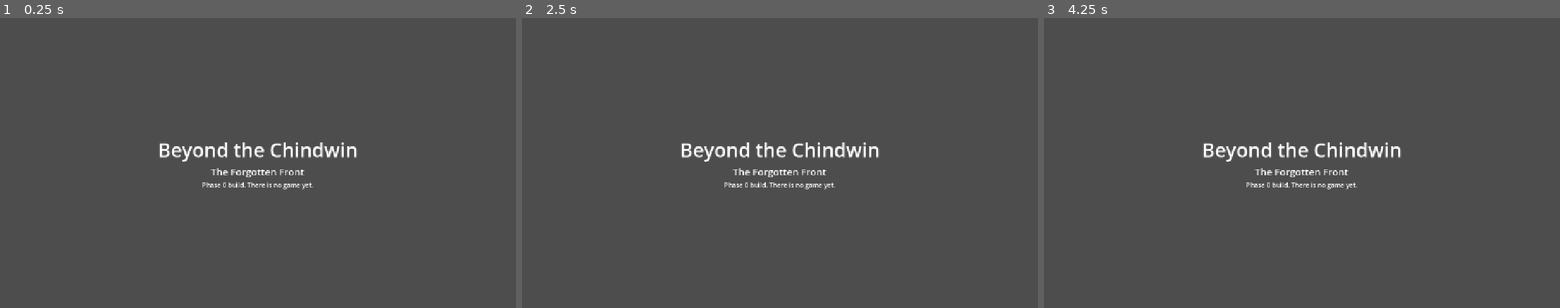
Above: before the commit, frames 1-3 (left to right).
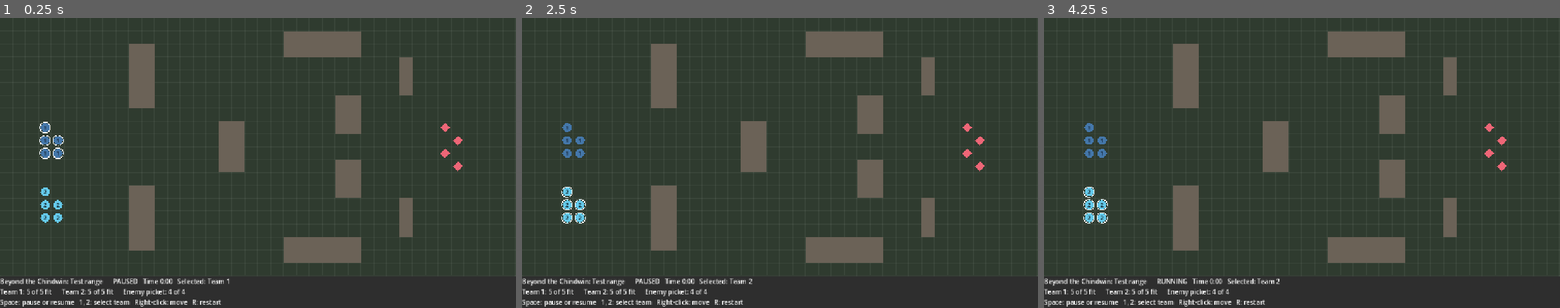
Above: after the commit, the same moments.

Repository: amitvgi12/Chindwin
Game: Godot game, scene res://scenes/test_range.tscn
The game is run twice, just before and just after one commit, with the same random seed, the same clock (stepped at 60 frames per second) and the same inputs. Before the commit the project starts from res://scenes/boot.tscn.
Inputs (mouse positions are in pixels of both pictures, inside the frame that each line leads up to):
- Up to frame 1 (0.25 s): no input
- Up to frame 2 (2.5 s): tap Enter at 0.5 s; move the mouse to (893, 148) at 0.52 s; tap 1 (game_select_team_1, bound only after the commit) at 0.6, 2.1 s; click (893, 148) at 0.67 s; tap 2 (game_select_team_2, bound only after the commit) at 0.8, 2.3 s; tap R (game_restart, bound only after the commit) at 1.25, 2 s; drag from (676, 177) to (754, 221) at 1.27 s; move the mouse to (831, 99) at 2.02 s; click (831, 99) at 2.17 s
- Up to frame 3 (4.25 s): tap R (game_restart, bound only after the commit) at 2.75, 3.5 s; drag from (1276, 221) to (1147, 119) at 2.77 s; move the mouse to (1456, 206) at 3.52 s; hold Shift from 3.53 s (still down); click (1456, 206) at 3.67 s; tap 2 (game_select_team_2, bound only after the commit) at 3.8 s; tap Space (game_pause, bound only after the commit) at 4.15 s

The runs differ from the first frame. In frame 1, 86% of the frame differs, in the area x 0-100%, y 0-100%; in frame 2, 86%; in frame 3, 86%.

Commit message:
Add thin playable loop: select, move, pause, and an enemy that fires back
- BattleView draws the simulation and turns input into orders; it holds
  no rules and is the only place that sees frame time
- Input actions registered in code (Space, 1, 2, R) ready for rebinding
- Test range becomes the main scene, with a status strip under the map
- make screenshot plays a scripted battle and saves a picture so the
  result can be checked without a person at the screen
- 15 view tests: pause, selection, orders from clicks, restart, status
  text
- Docs: Gate 0 passed, demo purpose recorded, backlog and devlog updated

Co-Authored-By: Claude Fable 5.2 <noreply@anthropic.com>

Diff:
--- a/game/data/scenarios/test_range.json
+++ b/game/data/scenarios/test_range.json
@@ -1,32 +1,32 @@
 {
   "name_key": "SCENARIO_TEST_RANGE",
   "width": 40,
-  "height": 22,
+  "height": 20,
   "blocked_rects": [
-    [10, 3, 2, 5],
-    [10, 14, 2, 5],
-    [17, 9, 2, 4],
-    [22, 2, 6, 2],
-    [22, 18, 6, 2],
-    [26, 7, 2, 3],
-    [26, 12, 2, 3],
-    [31, 4, 1, 3],
-    [31, 15, 1, 3]
+    [10, 2, 2, 5],
+    [10, 13, 2, 5],
+    [17, 8, 2, 4],
+    [22, 1, 6, 2],
+    [22, 17, 6, 2],
+    [26, 6, 2, 3],
+    [26, 11, 2, 3],
+    [31, 3, 1, 3],
+    [31, 14, 1, 3]
   ],
   "soldiers": [
+    {"side": "player", "team": 1, "cell": [3, 8]},
     {"side": "player", "team": 1, "cell": [3, 9]},
     {"side": "player", "team": 1, "cell": [3, 10]},
-    {"side": "player", "team": 1, "cell": [3, 11]},
+    {"side": "player", "team": 1, "cell": [4, 9]},
     {"side": "player", "team": 1, "cell": [4, 10]},
-    {"side": "player", "team": 1, "cell": [4, 11]},
+    {"side": "player", "team": 2, "cell": [3, 13]},
     {"side": "player", "team": 2, "cell": [3, 14]},
     {"side": "player", "team": 2, "cell": [3, 15]},
-    {"side": "player", "team": 2, "cell": [3, 16]},
+    {"side": "player", "team": 2, "cell": [4, 14]},
     {"side": "player", "team": 2, "cell": [4, 15]},
-    {"side": "player", "team": 2, "cell": [4, 16]},
-    {"side": "enemy", "team": 1, "cell": [34, 9]},
-    {"side": "enemy", "team": 1, "cell": [34, 11]},
-    {"side": "enemy", "team": 1, "cell": [35, 10]},
-    {"side": "enemy", "team": 1, "cell": [35, 12]}
+    {"side": "enemy", "team": 1, "cell": [34, 8]},
+    {"side": "enemy", "team": 1, "cell": [34, 10]},
+    {"side": "enemy", "team": 1, "cell": [35, 9]},
+    {"side": "enemy", "team": 1, "cell": [35, 11]}
   ]
 }
--- /dev/null
+++ b/game/dev/screenshot.gd
@@ -0,0 +1,42 @@
+extends SceneTree
+## Dev tool, not part of the game. Opens the test range in a window, plays a
+## short scripted battle, saves a picture of the screen and quits.
+## Claude uses it to look at the game; it is also a quick visual smoke test.
+##
+## Run with: make screenshot     (writes build/screenshot.png)
+
+const SCENE_PATH: String = "res://scenes/test_range.tscn"
+## Game time to play before taking the picture, in simulation ticks.
+const TICKS_BEFORE_PICTURE: int = 170
+## Give up after this many frames so the tool can never hang.
+const FRAME_LIMIT: int = 20000
+
+var _view: BattleView
+var _frames: int = 0
+var _output_path: String = "user://screenshot.png"
+
+
+func _initialize() -> void:
+	for argument: String in OS.get_cmdline_user_args():
+		if argument.begins_with("--out="):
+			_output_path = argument.trim_prefix("--out=")
+	var packed: PackedScene = load(SCENE_PATH) as PackedScene
+	_view = packed.instantiate() as BattleView
+	root.add_child(_view)
+
+
+func _process(_delta: float) -> bool:
+	_frames += 1
+	if _frames == 2:
+		# Team 1 walks forward; team 2 goes round by the south.
+		_view.select_team(1)
+		_view.order_selected_team_to(Vector2i(14, 10))
+		_view.select_team(2)
+		_view.order_selected_team_to(Vector2i(24, 15))
+		_view.toggle_pause()
+	if _view.sim.tick < TICKS_BEFORE_PICTURE and _frames < FRAME_LIMIT:
+		return false
+	var picture: Image = root.get_texture().get_image()
+	var result: Error = picture.save_png(_output_path)
+	print("screenshot: %s (%s)" % [_output_path, error_string(result)])
+	return true
--- a/game/locale/strings.csv
+++ b/game/locale/strings.csv
@@ -1,5 +1,10 @@
 keys,en
 GAME_TITLE,Beyond the Chindwin
 GAME_SUBTITLE,The Forgotten Front
-BOOT_NOTE,Phase 0 build. There is no game yet.
 SCENARIO_TEST_RANGE,Test range
+HUD_PAUSED,PAUSED
+HUD_RUNNING,RUNNING
+HUD_STATUS,"{state}   Time {time}   Selected: Team {team}"
+HUD_TEAM,"Team {team}: {fit} of {total} fit"
+HUD_ENEMY,"Enemy picket: {fit} of {total}"
+HUD_CONTROLS,"Space: pause or resume   1, 2: select team   Right-click: move   R: restart"
--- a/game/project.godot
+++ b/game/project.godot
@@ -7,7 +7,7 @@
 
 config/name="Beyond the Chindwin"
 config/version="0.0.1"
-run/main_scene="res://scenes/boot.tscn"
+run/main_scene="res://scenes/test_range.tscn"
 config/features=PackedStringArray("4.7", "GL Compatibility")
 
 [debug]
--- a/game/scenes/boot.tscn
+++ /dev/null
@@ -1,28 +0,0 @@
-[gd_scene format=3]
-
-[node name="Boot" type="CenterContainer"]
-anchors_preset = 15
-anchor_right = 1.0
-anchor_bottom = 1.0
-grow_horizontal = 2
-grow_vertical = 2
-
-[node name="Lines" type="VBoxContainer" parent="."]
-layout_mode = 2
-
-[node name="Title" type="Label" parent="Lines"]
-layout_mode = 2
-theme_override_font_sizes/font_size = 48
-text = "GAME_TITLE"
-horizontal_alignment = 1
-
-[node name="Subtitle" type="Label" parent="Lines"]
-layout_mode = 2
-theme_override_font_sizes/font_size = 24
-text = "GAME_SUBTITLE"
-horizontal_alignment = 1
-
-[node name="Note" type="Label" parent="Lines"]
-layout_mode = 2
-text = "BOOT_NOTE"
-horizontal_alignment = 1
--- /dev/null
+++ b/game/scenes/test_range.tscn
@@ -0,0 +1,21 @@
+[gd_scene load_steps=2 format=3]
+
+[ext_resource type="Script" path="res://src/ui/battle_view.gd" id="1"]
+
+[node name="TestRange" type="Node2D"]
+script = ExtResource("1")
+
+[node name="Hud" type="CanvasLayer" parent="."]
+
+[node name="Panel" type="PanelContainer" parent="Hud"]
+anchors_preset = 12
+anchor_top = 1.0
+anchor_right = 1.0
+anchor_bottom = 1.0
+offset_top = -80.0
+grow_horizontal = 2
+grow_vertical = 0
+mouse_filter = 2
+
+[node name="Text" type="Label" parent="Hud/Panel"]
+layout_mode = 2
--- a/game/src/sim/simulation.gd
+++ b/game/src/sim/simulation.gd
@@ -69,6 +69,16 @@
 		if soldier.alive and soldier.side == side and soldier.team_id == team_id:
 			found.append(soldier)
 	return found
+
+
+## The team numbers one side has, lowest first, whether or not anyone is left.
+func team_ids(side: SimSoldier.BattleSide) -> Array[int]:
+	var ids: Array[int] = []
+	for soldier: SimSoldier in soldiers:
+		if soldier.side == side and not ids.has(soldier.team_id):
+			ids.append(soldier.team_id)
+	ids.sort()
+	return ids
 
 
 ## How many soldiers a team started with.
--- /dev/null
+++ b/game/src/ui/battle_view.gd
@@ -0,0 +1,322 @@
+class_name BattleView
+extends Node2D
+## Draws the simulation and turns mouse and keyboard input into orders.
+## Holds no rules: everything shown here is read from Simulation.
+
+
+## A line drawn for a moment from a shooter to his target.
+class Tracer:
+	extends RefCounted
+	var from: Vector2
+	var to: Vector2
+	var hit: bool
+	var seconds_left: float
+
+
+const SCENARIO_PATH: String = "res://data/scenarios/test_range.json"
+const RULES_PATH: String = "res://data/rules/prototype_rules.tres"
+const DEFAULT_SEED: int = 1944
+
+## Size of one grid cell on screen, in pixels.
+const CELL_PX: int = 32
+## Most simulation ticks run in one drawn frame, so a slow frame cannot snowball.
+const MAX_STEPS_PER_FRAME: int = 5
+const TRACER_SECONDS: float = 0.25
+
+# Colours are from a palette chosen to stay distinct for colour-blind players.
+# Shape also differs: player soldiers are circles, enemy soldiers are diamonds.
+const COLOUR_GROUND: Color = Color("2f3b2f")
+const COLOUR_GRID_LINE: Color = Color(1.0, 1.0, 1.0, 0.05)
+const COLOUR_BLOCKED: Color = Color("6b6257")
+const COLOUR_TEAM_1: Color = Color("4477aa")
+const COLOUR_TEAM_2: Color = Color("66ccee")
+const COLOUR_ENEMY: Color = Color("ee6677")
+const COLOUR_CASUALTY: Color = Color("bbbbbb")
+const COLOUR_SELECTED: Color = Color("ffffff")
+const COLOUR_SHOT_MISSED: Color = Color("ccbb44")
+const COLOUR_SHOT_HIT: Color = Color("ee6677")
+
+var sim: Simulation
+var paused: bool = true
+var selected_team: int = 1
+
+var _scenario_name_key: String = ""
+var _tick_accumulator: float = 0.0
+var _events_drawn: int = 0
+var _tracers: Array[Tracer] = []
+
+@onready var _hud_text: Label = $Hud/Panel/Text
+
+
+func _ready() -> void:
+	InputActions.ensure_defaults()
+	restart()
+
+
+func _process(delta: float) -> void:
+	advance(delta)
+	_refresh_hud()
+	queue_redraw()
+
+
+func _unhandled_input(event: InputEvent) -> void:
+	handle_input(event)
+
+
+func _draw() -> void:
+	_draw_ground()
+	_draw_destinations()
+	for soldier: SimSoldier in sim.soldiers:
+		if not soldier.alive:
+			_draw_casualty(soldier)
+	for soldier: SimSoldier in sim.soldiers:
+		if soldier.alive:
+			_draw_soldier(soldier)
+	_draw_tracers()
+
+
+## Start the scenario again from the beginning, paused.
+func restart() -> void:
+	var rules: SimRules = load(RULES_PATH) as SimRules
+	var scenario: Scenario = Scenario.load_file(SCENARIO_PATH)
+	for problem: String in scenario.errors:
+		push_error("%s: %s" % [SCENARIO_PATH, problem])
+	sim = Simulation.new(rules, scenario, DEFAULT_SEED)
+	_scenario_name_key = scenario.name_key
+	paused = true
+	selected_team = 1
+	_tick_accumulator = 0.0
+	_events_drawn = 0
+	_tracers.clear()
+	_refresh_hud()
+	queue_redraw()
+
+
+## Run the simulation forward by `delta` seconds of real time, unless paused.
+func advance(delta: float) -> void:
+	if paused:
+		return
+	_age_tracers(delta)
+	var tick_seconds: float = 1.0 / sim.rules.ticks_per_second
+	_tick_accumulator += delta
+	var steps: int = 0
+	# The tiny allowance stops rounding error from delaying a tick by a frame.
+	while _tick_accumulator + 0.000001 >= tick_seconds and steps < MAX_STEPS_PER_FRAME:
+		sim.step()
+		_tick_accumulator -= tick_seconds
+		steps += 1
+	if steps == MAX_STEPS_PER_FRAME:
+		_tick_accumulator = 0.0
+	_collect_new_tracers()
+
+
+func handle_input(event: InputEvent) -> void:
+	if event.is_action_pressed(InputActions.PAUSE):
+		toggle_pause()
+	elif event.is_action_pressed(InputActions.SELECT_TEAM_1):
+		select_team(1)
+	elif event.is_action_pressed(InputActions.SELECT_TEAM_2):
+		select_team(2)
+	elif event.is_action_pressed(InputActions.RESTART):
+		restart()
+	elif event is InputEventMouseButton:
+		var click: InputEventMouseButton = event as InputEventMouseButton
+		if not click.pressed:
+			return
+		if click.button_index == MOUSE_BUTTON_RIGHT:
+			order_selected_team_to(cell_at(click.position))
+		elif click.button_index == MOUSE_BUTTON_LEFT:
+			select_team_at(cell_at(click.position))
+
+
+func toggle_pause() -> void:
+	paused = not paused
+
+
+## Select a player team by number. Ignored if the team does not exist.
+func select_team(team_id: int) -> void:
+	if sim.team_ids(SimSoldier.BattleSide.PLAYER).has(team_id):
+		selected_team = team_id
+
+
+## Select the team of the player soldier standing on a cell, if there is one.
+func select_team_at(cell: Vector2i) -> void:
+	var soldier: SimSoldier = sim.soldier_at(cell)
+	if soldier != null and soldier.side == SimSoldier.BattleSide.PLAYER:
+		select_team(soldier.team_id)
+
+
+## Order the selected team to walk to a cell. Works while paused.
+func order_selected_team_to(cell: Vector2i) -> bool:
+	return sim.order_move(selected_team, cell)
+
+
+## The grid cell under a point on screen.
+func cell_at(point: Vector2) -> Vector2i:
+	return Vector2i(floori(point.x / CELL_PX), floori(point.y / CELL_PX))
+
+
+## The middle of a grid cell on screen.
+func cell_centre(cell: Vector2i) -> Vector2:
+	return Vector2((cell.x + 0.5) * CELL_PX, (cell.y + 0.5) * CELL_PX)
+
+
+## The text currently shown in the corner panel.
+func hud_text() -> String:
+	return _hud_text.text
+
+
+func _refresh_hud() -> void:
+	var state: String = tr("HUD_PAUSED") if paused else tr("HUD_RUNNING")
+	var status: String = tr("HUD_STATUS").format(
+		{"state": state, "time": _clock_text(), "team": selected_team}
+	)
+	var strengths: PackedStringArray = PackedStringArray()
+	for team_id: int in sim.team_ids(SimSoldier.BattleSide.PLAYER):
+		(
+			strengths
+			. append(
+				(
+					tr("HUD_TEAM")
+					. format(
+						{
+							"team": team_id,
+							"fit": sim.living(SimSoldier.BattleSide.PLAYER, team_id).size(),
+							"total": sim.strength(SimSoldier.BattleSide.PLAYER, team_id),
+						}
+					)
+				)
+			)
+		)
+	var enemy_fit: int = 0
+	var enemy_total: int = 0
+	for team_id: int in sim.team_ids(SimSoldier.BattleSide.ENEMY):
+		enemy_fit += sim.living(SimSoldier.BattleSide.ENEMY, team_id).size()
+		enemy_total += sim.strength(SimSoldier.BattleSide.ENEMY, team_id)
+	strengths.append(tr("HUD_ENEMY").format({"fit": enemy_fit, "total": enemy_total}))
+	var lines: PackedStringArray = PackedStringArray()
+	lines.append("%s: %s      %s" % [tr("GAME_TITLE"), tr(_scenario_name_key), status])
+	lines.append("      ".join(strengths))
+	lines.append(tr("HUD_CONTROLS"))
+	_hud_text.text = "\n".join(lines)
+
+
+func _clock_text() -> String:
+	var seconds: int = sim.tick / sim.rules.ticks_per_second
+	return "%d:%02d" % [seconds / 60, seconds % 60]
+
+
+func _collect_new_tracers() -> void:
+	while _events_drawn < sim.events.size():
+		var event: SimEvent = sim.events[_events_drawn]
+		_events_drawn += 1
+		var hit: bool = event.kind == SimEvent.Kind.SHOT_HIT
+		if not hit and event.kind != SimEvent.Kind.SHOT_MISSED:
+			continue
+		var tracer: Tracer = Tracer.new()
+		tracer.from = cell_centre(sim.soldiers[event.actor_id].cell)
+		tracer.to = cell_centre(event.cell)
+		tracer.hit = hit
+		tracer.seconds_left = TRACER_SECONDS
+		_tracers.append(tracer)
+
+
+func _age_tracers(delta: float) -> void:
+	var still_showing: Array[Tracer] = []
+	for tracer: Tracer in _tracers:
+		tracer.seconds_left -= delta
+		if tracer.seconds_left > 0.0:
+			still_showing.append(tracer)
+	_tracers = still_showing
+
+
+## Where to draw a soldier: part-way to the next cell while he is walking.
+func _soldier_position(soldier: SimSoldier) -> Vector2:
+	var here: Vector2 = cell_centre(soldier.cell)
+	if not soldier.is_moving() or soldier.step_ticks_total == 0:
+		return here
+	var tick_seconds: float = 1.0 / sim.rules.ticks_per_second
+	var ticks_done: float = soldier.step_ticks_total - soldier.step_ticks_left
+	if not paused:
+		ticks_done += _tick_accumulator / tick_seconds
+	var progress: float = clampf(ticks_done / soldier.step_ticks_total, 0.0, 1.0)
+	return here.lerp(cell_centre(soldier.path[0]), progress)
+
+
+func _team_colour(soldier: SimSoldier) -> Color:
+	if soldier.side == SimSoldier.BattleSide.ENEMY:
+		return COLOUR_ENEMY
+	return COLOUR_TEAM_1 if soldier.team_id == 1 else COLOUR_TEAM_2
+
+
+func _draw_ground() -> void:
+	var size: Vector2 = Vector2(sim.grid.width * CELL_PX, sim.grid.height * CELL_PX)
+	draw_rect(Rect2(Vector2.ZERO, size), COLOUR_GROUND)
+	for x: int in range(sim.grid.width + 1):
+		draw_line(Vector2(x * CELL_PX, 0), Vector2(x * CELL_PX, size.y), COLOUR_GRID_LINE)
+	for y: int in range(sim.grid.height + 1):
+		draw_line(Vector2(0, y * CELL_PX), Vector2(size.x, y * CELL_PX), COLOUR_GRID_LINE)
+	for cell: Vector2i in sim.grid.blocked_cells():
+		var corner: Vector2 = Vector2(cell.x * CELL_PX, cell.y * CELL_PX)
+		draw_rect(Rect2(corner, Vector2(CELL_PX, CELL_PX)), COLOUR_BLOCKED)
+
+
+## A small hollow square where each walking player soldier is heading.
+func _draw_destinations() -> void:
+	for soldier: SimSoldier in sim.soldiers:
+		if soldier.side != SimSoldier.BattleSide.PLAYER or not soldier.is_moving():
+			continue
+		var centre: Vector2 = cell_centre(soldier.destination())
+		var box: Rect2 = Rect2(centre - Vector2(6, 6), Vector2(12, 12))
+		draw_rect(box, _team_colour(soldier), false, 2.0)
+
+
+func _draw_soldier(soldier: SimSoldier) -> void:
+	var centre: Vector2 = _soldier_position(soldier)
+	if soldier.side == SimSoldier.BattleSide.ENEMY:
+		draw_colored_polygon(_diamond(centre, 12.0), COLOUR_ENEMY)
+		return
+	draw_circle(centre, 11.0, _team_colour(soldier))
+	if soldier.team_id == selected_team:
+		draw_arc(centre, 13.0, 0.0, TAU, 32, COLOUR_SELECTED, 2.0)
+	draw_string(
+		ThemeDB.fallback_font,
+		centre + Vector2(-4, 5),
+		str(soldier.team_id),
+		HORIZONTAL_ALIGNMENT_LEFT,
+		-1,
+		14,
+		Color.BLACK
+	)
+
+
+## A casualty is a grey cross inside the outline of what he was.
+func _draw_casualty(soldier: SimSoldier) -> void:
+	var centre: Vector2 = cell_centre(soldier.cell)
+	if soldier.side == SimSoldier.BattleSide.ENEMY:
+		draw_polyline(_diamond(centre, 12.0, true), COLOUR_CASUALTY, 1.5)
+	else:
+		draw_arc(centre, 11.0, 0.0, TAU, 32, COLOUR_CASUALTY, 1.5)
+	draw_line(centre + Vector2(-6, -6), centre + Vector2(6, 6), COLOUR_CASUALTY, 2.0)
+	draw_line(centre + Vector2(-6, 6), centre + Vector2(6, -6), COLOUR_CASUALTY, 2.0)
+
+
+func _draw_tracers() -> void:
+	for tracer: Tracer in _tracers:
+		var colour: Color = COLOUR_SHOT_HIT if tracer.hit else COLOUR_SHOT_MISSED
+		colour.a = clampf(tracer.seconds_left / TRACER_SECONDS, 0.0, 1.0)
+		draw_line(tracer.from, tracer.to, colour, 3.0 if tracer.hit else 1.5)
+
+
+func _diamond(centre: Vector2, radius: float, closed: bool = false) -> PackedVector2Array:
+	var points: PackedVector2Array = PackedVector2Array(
+		[
+			centre + Vector2(0, -radius),
+			centre + Vector2(radius, 0),
+			centre + Vector2(0, radius),
+			centre + Vector2(-radius, 0),
+		]
+	)
+	if closed:
+		points.append(points[0])
+	return points
--- /dev/null
+++ b/game/src/ui/input_actions.gd
@@ -0,0 +1,27 @@
+class_name InputActions
+extends RefCounted
+## Names of the game's input actions and their default keys.
+## Actions are registered in code so the bindings are readable here and can be
+## changed by an options menu later (Phase 3).
+
+const PAUSE: StringName = &"game_pause"
+const SELECT_TEAM_1: StringName = &"game_select_team_1"
+const SELECT_TEAM_2: StringName = &"game_select_team_2"
+const RESTART: StringName = &"game_restart"
+
+
+## Register any action that does not exist yet. Safe to call more than once.
+static func ensure_defaults() -> void:
+	_add_key(PAUSE, KEY_SPACE)
+	_add_key(SELECT_TEAM_1, KEY_1)
+	_add_key(SELECT_TEAM_2, KEY_2)
+	_add_key(RESTART, KEY_R)
+
+
+static func _add_key(action: StringName, key: Key) -> void:
+	if InputMap.has_action(action):
+		return
+	InputMap.add_action(action)
+	var event: InputEventKey = InputEventKey.new()
+	event.physical_keycode = key
+	InputMap.action_add_event(action, event)
--- /dev/null
+++ b/game/test/unit/test_battle_view.gd
@@ -0,0 +1,142 @@
+extends GutTest
+## The view: pause, selection, orders from input, and what the corner panel says.
+## Rules themselves are tested in test_simulation.gd.
+
+const SCENE: String = "res://scenes/test_range.tscn"
+
+var view: BattleView
+
+
+func before_each() -> void:
+	TranslationServer.set_locale("en")
+	var packed: PackedScene = load(SCENE) as PackedScene
+	view = packed.instantiate() as BattleView
+	add_child_autofree(view)
+
+
+func _key(key: Key) -> InputEventKey:
+	var event: InputEventKey = InputEventKey.new()
+	event.physical_keycode = key
+	event.pressed = true
+	return event
+
+
+func _click(button: MouseButton, cell: Vector2i) -> InputEventMouseButton:
+	var event: InputEventMouseButton = InputEventMouseButton.new()
+	event.button_index = button
+	event.pressed = true
+	event.position = view.cell_centre(cell)
+	return event
+
+
+func _first_of_team(team_id: int) -> SimSoldier:
+	return view.sim.living(SimSoldier.BattleSide.PLAYER, team_id)[0]
+
+
+func test_the_game_starts_paused_at_time_zero_with_team_one_selected() -> void:
+	assert_true(view.paused)
+	assert_eq(view.sim.tick, 0)
+	assert_eq(view.selected_team, 1)
+
+
+func test_time_does_not_pass_while_paused() -> void:
+	view.advance(5.0)
+	assert_eq(view.sim.tick, 0)
+
+
+func test_one_tenth_of_a_second_is_one_tick() -> void:
+	view.toggle_pause()
+	view.advance(0.1)
+	assert_eq(view.sim.tick, 1)
+	view.advance(0.3)
+	assert_eq(view.sim.tick, 4)
+
+
+func test_a_very_slow_frame_runs_a_limited_number_of_ticks() -> void:
+	view.toggle_pause()
+	view.advance(60.0)
+	assert_eq(view.sim.tick, BattleView.MAX_STEPS_PER_FRAME)
+	view.advance(0.1)
+	assert_eq(view.sim.tick, BattleView.MAX_STEPS_PER_FRAME + 1, "the backlog was dropped")
+
+
+func test_a_cell_and_its_centre_point_convert_both_ways() -> void:
+	for cell: Vector2i in [Vector2i(0, 0), Vector2i(7, 3), Vector2i(39, 19)] as Array[Vector2i]:
+		assert_eq(view.cell_at(view.cell_centre(cell)), cell)
+	assert_eq(view.cell_at(Vector2(31.9, 0.0)), Vector2i(0, 0))
+	assert_eq(view.cell_at(Vector2(32.0, 0.0)), Vector2i(1, 0))
+
+
+func test_space_pauses_and_resumes() -> void:
+	view.handle_input(_key(KEY_SPACE))
+	assert_false(view.paused)
+	view.handle_input(_key(KEY_SPACE))
+	assert_true(view.paused)
+
+
+func test_number_keys_select_a_team() -> void:
+	view.handle_input(_key(KEY_2))
+	assert_eq(view.selected_team, 2)
+	view.handle_input(_key(KEY_1))
+	assert_eq(view.selected_team, 1)
+
+
+func test_selecting_a_team_that_does_not_exist_changes_nothing() -> void:
+	view.select_team(9)
+	assert_eq(view.selected_team, 1)
+
+
+func test_left_click_on_a_soldier_selects_his_team() -> void:
+	view.handle_input(_click(MOUSE_BUTTON_LEFT, _first_of_team(2).cell))
+	assert_eq(view.selected_team, 2)
+
+
+func test_left_click_on_an_enemy_or_empty_ground_keeps_the_selection() -> void:
+	var enemy: SimSoldier = view.sim.living(SimSoldier.BattleSide.ENEMY, 1)[0]
+	view.handle_input(_click(MOUSE_BUTTON_LEFT, enemy.cell))
+	assert_eq(view.selected_team, 1)
+	view.handle_input(_click(MOUSE_BUTTON_LEFT, Vector2i(0, 0)))
+	assert_eq(view.selected_team, 1)
+
+
+func test_right_click_orders_only_the_selected_team_and_works_while_paused() -> void:
+	view.handle_input(_key(KEY_2))
+	view.handle_input(_click(MOUSE_BUTTON_RIGHT, Vector2i(8, 14)))
+	assert_true(view.paused, "ordering does not unpause")
+	view.toggle_pause()
+	view.advance(0.1)
+	assert_true(_first_of_team(2).is_moving(), "team 2 is on its way")
+	assert_false(_first_of_team(1).is_moving(), "team 1 was not ordered")
+
+
+func test_right_click_on_a_blocked_cell_orders_nobody() -> void:
+	view.handle_input(_click(MOUSE_BUTTON_RIGHT, view.sim.grid.blocked_cells()[0]))
+	view.toggle_pause()
+	view.advance(0.1)
+	assert_false(_first_of_team(1).is_moving())
+
+
+func test_restart_puts_everything_back() -> void:
+	view.handle_input(_key(KEY_2))
+	view.order_selected_team_to(Vector2i(8, 14))
+	view.toggle_pause()
+	view.advance(0.3)
+	view.handle_input(_key(KEY_R))
+	assert_true(view.paused)
+	assert_eq(view.sim.tick, 0)
+	assert_eq(view.selected_team, 1)
+	assert_false(_first_of_team(2).is_moving())
+
+
+func test_the_corner_panel_reports_state_and_strengths() -> void:
+	var text: String = view.hud_text()
+	assert_string_contains(text, "Test range")
+	assert_string_contains(text, "PAUSED")
+	assert_string_contains(text, "Team 1: 5 of 5 fit")
+	assert_string_contains(text, "Team 2: 5 of 5 fit")
+	assert_string_contains(text, "Enemy picket: 4 of 4")
+
+
+func test_no_text_key_is_shown_raw_in_the_corner_panel() -> void:
+	assert_false(view.hud_text().contains("HUD_"), "every HUD_ key needs an English string")
+	assert_false(view.hud_text().contains("{"), "every placeholder was filled in")
--- a/game/test/unit/test_determinism.gd
+++ b/game/test/unit/test_determinism.gd
@@ -13,9 +13,9 @@
 ## in the commit.
 const GOLDEN_SNAPSHOT: String = (
 	"tick=300 0:14,10,up,0 1:15,10,up,0 2:14,11,up,0 3:13,10,up,0 "
-	+ "4:14,9,up,0 5:24,16,down,0 6:25,16,down,0 7:24,17,down,0 "
-	+ "8:23,16,down,0 9:24,15,up,0 10:34,9,up,0 11:34,11,up,0 12:35,10,up,0 "
-	+ "13:35,12,up,0"
+	+ "4:14,9,up,0 5:24,15,down,0 6:25,15,down,0 7:24,16,down,0 "
+	+ "8:23,15,down,0 9:24,14,up,0 10:34,8,up,0 11:34,10,up,0 12:35,9,up,0 "
+	+ "13:35,11,up,0"
 )
 
 
@@ -25,7 +25,7 @@
 	sim.order_move(1, Vector2i(14, 10))
 	for count: int in 60:
 		sim.step()
-	sim.order_move(2, Vector2i(24, 16))
+	sim.order_move(2, Vector2i(24, 15))
 	for count: int in 240:
 		sim.step()
 	return sim
--- a/game/test/unit/test_project_smoke.gd
+++ b/game/test/unit/test_project_smoke.gd
@@ -1,28 +1,27 @@
 extends GutTest
-## Phase 0 smoke tests: the project boots and its text pipeline works.
-## These guard the scaffolding. Game rules get their own tests from Phase 1.
+## Smoke tests for the scaffolding: the project starts on the right scene,
+## its text pipeline works, and typed code stays enforced.
 
-const BOOT_SCENE: String = "res://scenes/boot.tscn"
+const MAIN_SCENE: String = "res://scenes/test_range.tscn"
 
 
-func test_main_scene_is_the_boot_scene() -> void:
+func test_main_scene_is_the_test_range() -> void:
 	var main_scene: String = ProjectSettings.get_setting("application/run/main_scene")
-	assert_eq(main_scene, BOOT_SCENE)
+	assert_eq(main_scene, MAIN_SCENE)
 
 
-func test_boot_scene_instantiates() -> void:
-	var packed: PackedScene = load(BOOT_SCENE) as PackedScene
-	assert_not_null(packed, "boot scene should load")
-	var boot: Node = packed.instantiate()
-	add_child_autofree(boot)
-	assert_not_null(boot.get_node_or_null("Lines/Title"), "boot scene should have a title label")
+func test_main_scene_instantiates() -> void:
+	var packed: PackedScene = load(MAIN_SCENE) as PackedScene
+	assert_not_null(packed, "main scene should load")
+	var scene: Node = packed.instantiate()
+	add_child_autofree(scene)
+	assert_true(scene is BattleView)
 
 
 func test_text_keys_resolve_to_english() -> void:
 	TranslationServer.set_locale("en")
 	assert_eq(tr("GAME_TITLE"), "Beyond the Chindwin")
 	assert_eq(tr("GAME_SUBTITLE"), "The Forgotten Front")
-	assert_ne(tr("BOOT_NOTE"), "BOOT_NOTE", "BOOT_NOTE should have an English string")
 
 
 func test_untyped_code_is_a_compile_error() -> void:
--- a/game/test/unit/test_scenario.gd
+++ b/game/test/unit/test_scenario.gd
@@ -8,7 +8,7 @@
 	var scenario: Scenario = Scenario.load_file(TEST_RANGE)
 	assert_eq(scenario.errors, [] as Array[String])
 	assert_eq(scenario.width, 40)
-	assert_eq(scenario.height, 22)
+	assert_eq(scenario.height, 20)
 	assert_gt(scenario.blocked.size(), 0)
 
 
Not shown, added: game/dev/screenshot.gd.uid
Binary file changed: game/locale/strings.en.translation
Not shown, added: game/src/ui/battle_view.gd.uid
Not shown, added: game/src/ui/input_actions.gd.uid
Not shown, added: game/test/unit/test_battle_view.gd.uid
Not shown, changed: CLAUDE.md
Not shown, changed: docs/BACKLOG.md
Not shown, changed: docs/DEVLOG.md
Not shown, changed: docs/SCOPE.md
